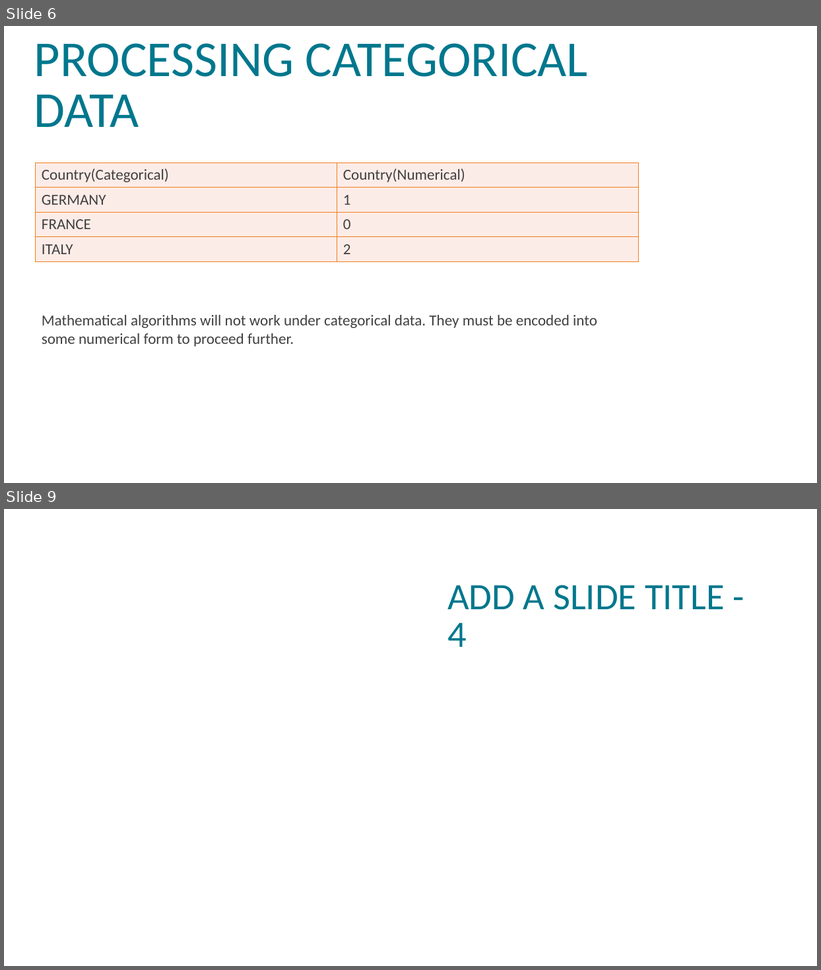
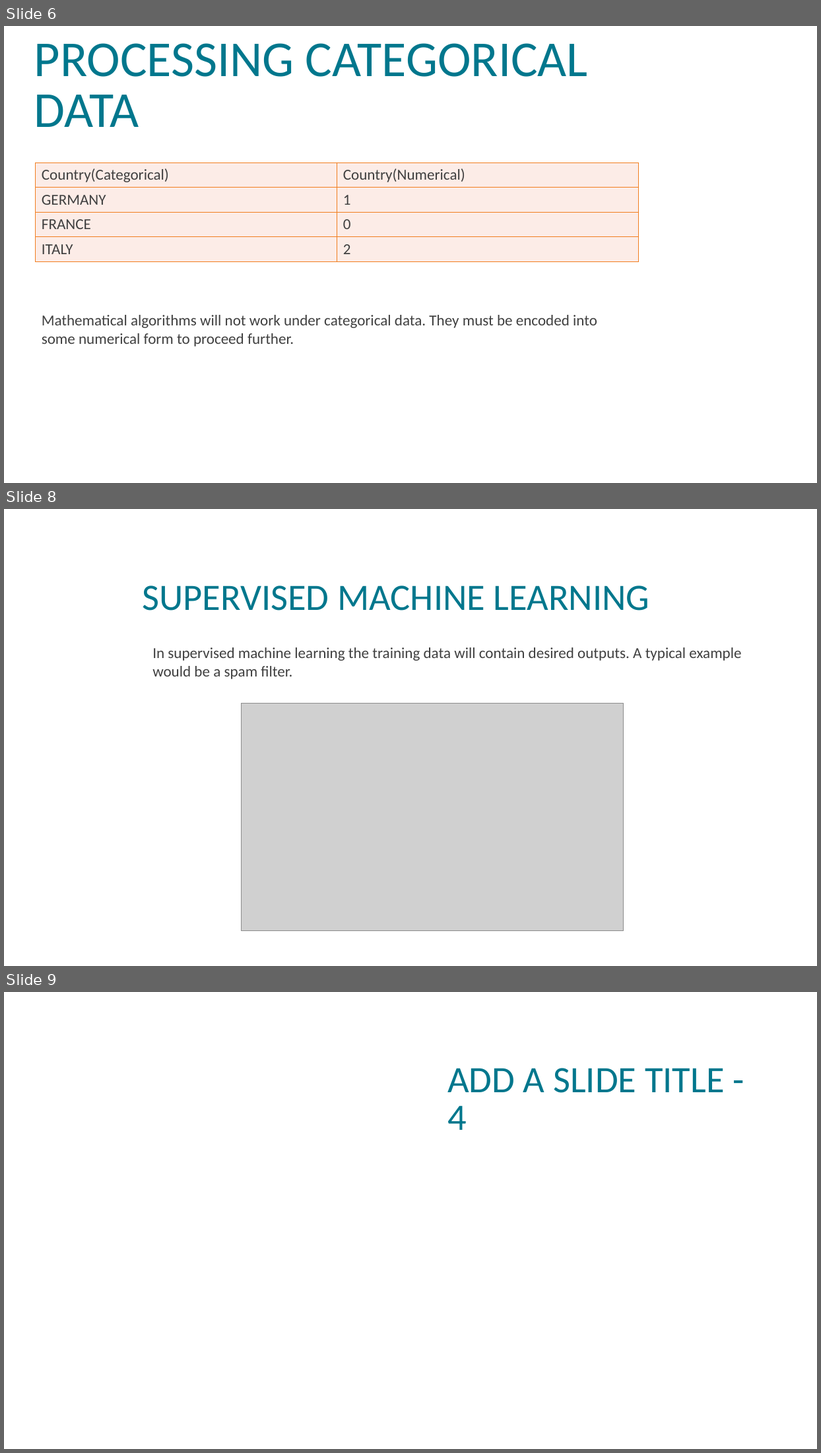
Before and after one commit to VISWESWARAN1998/machine-learning, a slide deck: Machine Learning.pptx. Shown one above the other, each under a label of ours: slides 6 and 9 before the commit, slides 6, 8 and 9 after it; the slides between them are not shown. The pictures are 821x970 and 821x1453 pixels, drawn with LibreOffice and Linux fonts; fonts in the diff are those of the drawing; grey boxes stand for pictures; background and template pictures are left out. Boxes give left, top, right and bottom in pixels: in the first picture for what was removed or moved away, otherwise in the second. Text is boxed around its words. In the diff, an @@ line names an element or a change of style, - is before the commit and + after.

Commit message:
Presentation

```diff
--- a/Machine Learning.pptx
+++ b/Machine Learning.pptx
@@ slide 8 added at (x1=4, y1=509, x2=817, y2=966), background picture (left out) @@
@@ title added at (x1=142, y1=586, x2=650, y2=611), 44 pt, text #00778D @@
+SUPERVISED MACHINE LEARNING
@@ text added at (x1=152, y1=648, x2=741, y2=679), 18 pt, text #404040 @@
+In supervised machine learning the training data will contain desired outputs. A typical example would be a spam filter.
@@ picture added at (x1=242, y1=703, x2=624, y2=931) @@
```
Also in this commit, not shown: 1 other slide added, 2 slides removed.
